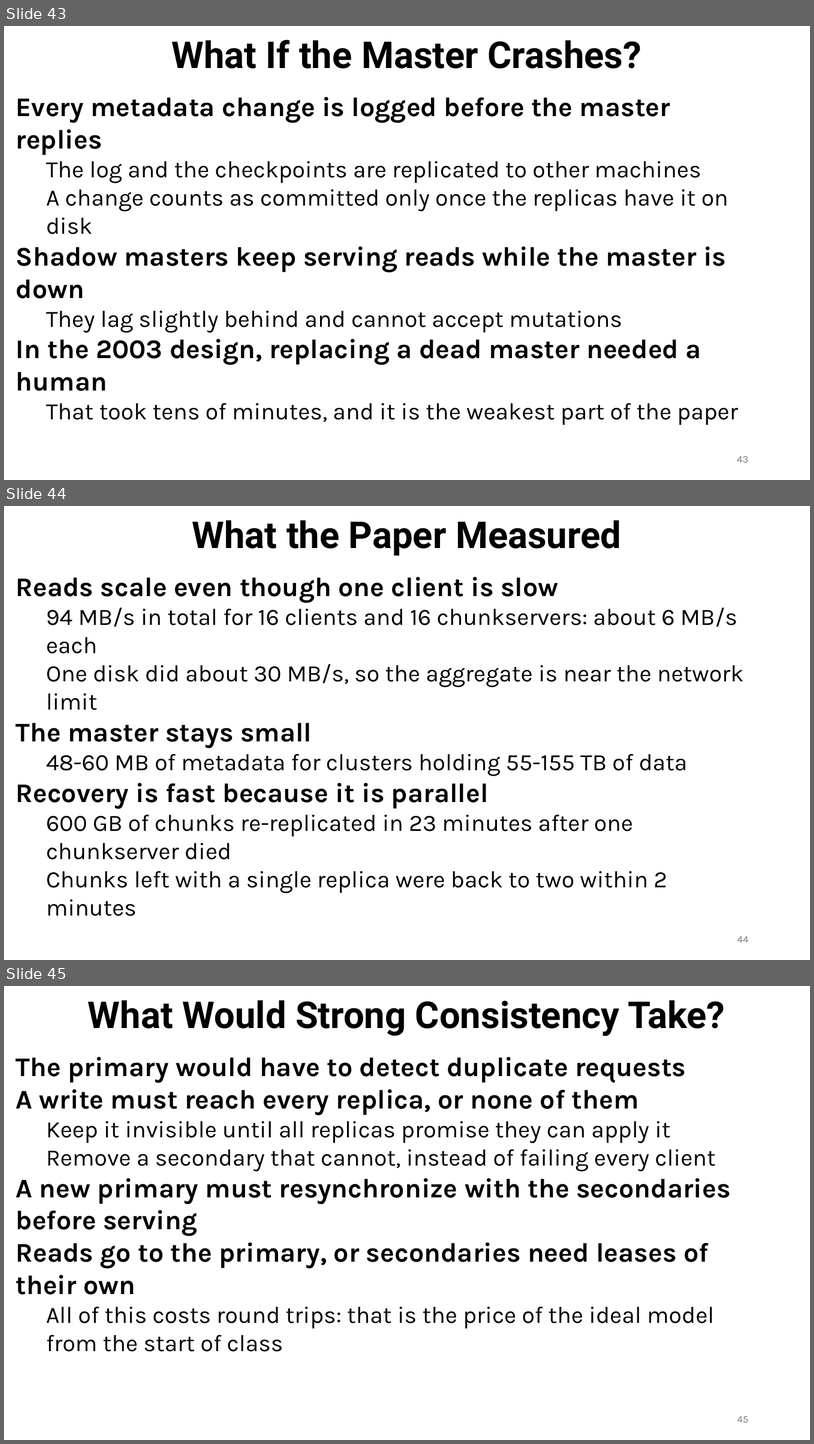
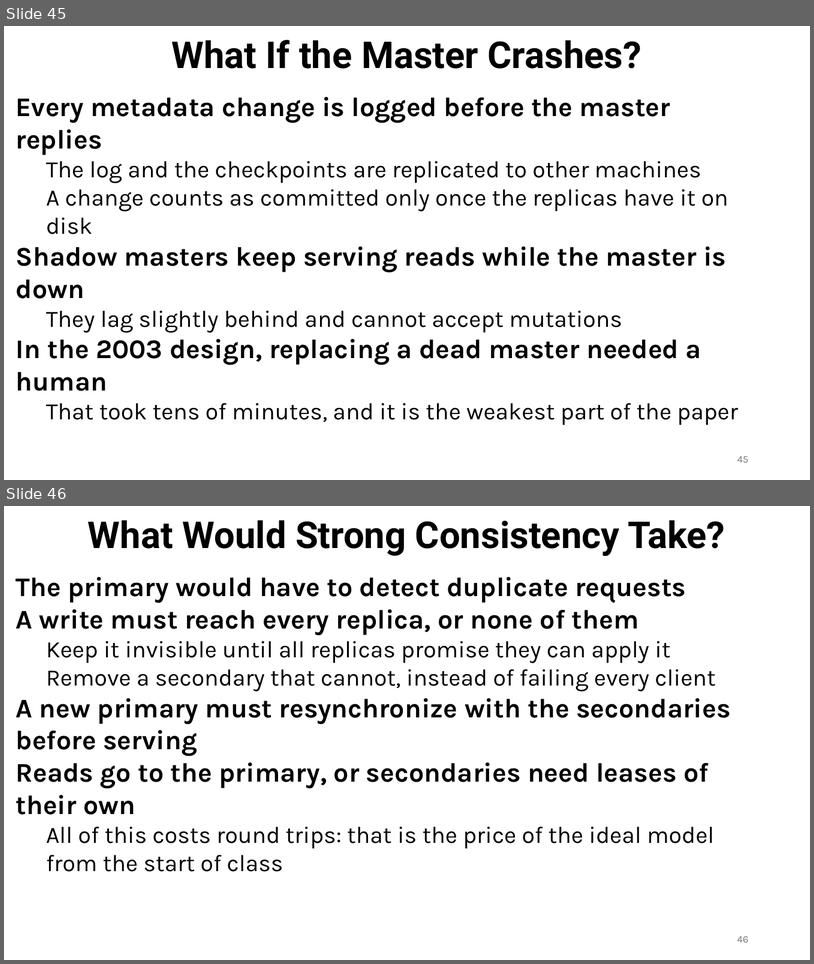
Before and after one commit to ec528/ec528.github.io, a slide deck: slides/fall26/4-gfs.pptx. Shown one above the other, each under a label of ours: slides 43, 44 and 45 before the commit, slides 45 and 46 after it. The pictures are 814x1444 and 814x964 pixels, drawn with LibreOffice and Linux fonts; fonts in the diff are those of the drawing. Boxes give left, top, right and bottom in pixels: in the first picture for what was removed or moved away, otherwise in the second. Text is boxed around its words. In the diff, an @@ line names an element or a change of style, - is before the commit and + after.

```diff
--- a/slides/fall26/4-gfs.pptx
+++ b/slides/fall26/4-gfs.pptx
@@ slide 44 removed at (4, 506, 810, 960), background #FFFFFF @@
@@ title removed at (192, 520, 621, 556) @@
-What the Paper Measured
@@ text removed at (16, 577, 744, 916) @@
-Reads scale even though one client is slow
-94 MB/s in total for 16 clients and 16 chunkservers: about 6 MB/s each
-One disk did about 30 MB/s, so the aggregate is near the network limit
-The master stays small
-48-60 MB of metadata for clusters holding 55-155 TB of data
-Recovery is fast because it is parallel
-600 GB of chunks re-replicated in 23 minutes after one chunkserver died
-Chunks left with a single replica were back to two within 2 minutes
@@ page number removed at (738, 936, 749, 942) @@
-44
@@ what was slide 43 is now slide 45 @@
@@ page number at (738, 456, 749, 462): text changed @@
-43
+45
@@ what was slide 45 is now slide 46 @@
@@ page number at (737, 936, 749, 942): text changed @@
-45
+46
```
Also in this commit, not shown: 2 slides changed, 2 slides added.
